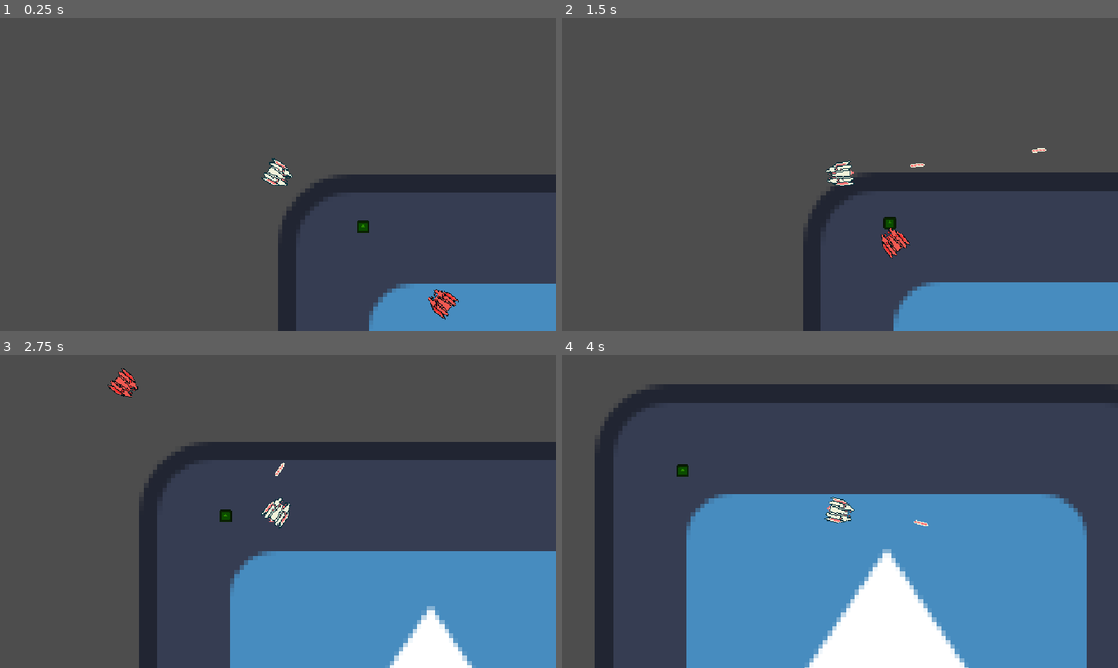
Above: before the commit, frames 1-4 (two rows, left to right).
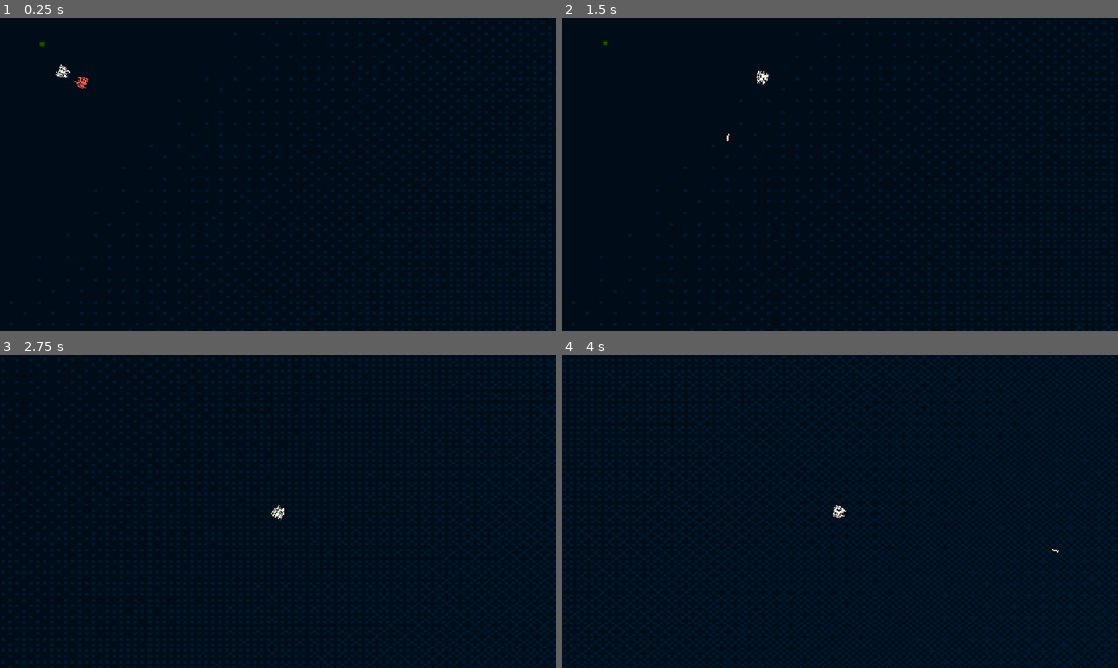
Above: after the commit, the same moments.

Repository: ungoabi/GMTK-GameJam-2026
Game: Godot game, scene res://scenes/main/main.tscn
Two runs of this game, one before a commit and one after it. Both use one fixed random seed, a clock stepped at 60 frames per second and the inputs below. The engine's default icon, where the game draws it, is replaced by a stand-in: a white triangle on a blue panel in a dark square.
Inputs (mouse positions are in pixels of both pictures, inside the frame that each line leads up to):
- Up to frame 1 (0.25 s): no input
- Up to frame 2 (1.5 s): move the mouse to (962, 158) at 0.52 s; press the mouse at (962, 158) at 0.53 s; hold D (move_right) 0.53-1.28 s; move the mouse to (728, 190) at 1.27 s; release the mouse at (728, 190) at 1.28 s; hold S (move_down) from 1.28 s (still down); click (728, 190) at 1.35 s
- Up to frame 3 (2.75 s): move the mouse to (333, 442) at 2.02 s; release S (move_down) at 2.03 s; press the mouse at (333, 442) at 2.03 s; hold D (move_right) from 2.03 s (still down)
- Up to frame 4 (4 s): move the mouse to (812, 574) at 2.77 s; release D (move_right) at 2.78 s; release the mouse at (812, 574) at 2.78 s; hold U (debug_upgrade, bound only after the commit) 2.78-3.53 s; click (812, 574) at 2.85 s; move the mouse to (1006, 558) at 3.52 s; press the mouse at (1006, 558) at 3.53 s; hold A (move_left) from 3.53 s (still down)

The runs differ from the first frame. In frame 1, 100% of the frame differs, in the area x 0-100%, y 0-100%; in frame 2, 100%; in frame 3, 100%; in frame 4, 100%.

Commit message:
Gameplay
Added a lot of things including
-functionality for weapons to upgrade
-functionality for projectiles to collide and deal damage to bodies
-collision to enemies
-confined camera bounds
-added a background
-tweaked player movement
-added 4 spawn points that continuously spawn enemies
-added debug U key to force all weapons to upgrade by +1

Diff:
--- a/project.godot
+++ b/project.godot
@@ -59,6 +59,11 @@
 "events": [Object(InputEventMouseButton,"resource_local_to_scene":false,"resource_name":"","device":-1,"window_id":0,"a …(256 unchanged characters)…
 ]
 }
+debug_upgrade={
+"deadzone": 0.2,
+"events": [Object(InputEventKey,"resource_local_to_scene":false,"resource_name":"","device":-1,"window_id":0,"alt_pressed":false,"shift_pressed":false,"ctrl_pressed":false,"meta_pressed":false,"pressed":false,"keycode":0,"physical_keycode":85,"key_label":0,"unicode":117,"location":0,"echo":false,"script":null)
+]
+}
 
 [layer_names]
 
--- a/scenes/entities/enemy/enemy.gd
+++ b/scenes/entities/enemy/enemy.gd
@@ -1,6 +1,7 @@
 class_name Enemy
 extends CharacterBody2D
 
+@export var health: int = 10
 
 @onready var movement: Movement = $Movement
 var player: Node2D
@@ -10,7 +11,16 @@
 	player = get_tree().get_first_node_in_group("player") as Node2D
 
 func _physics_process(delta: float) -> void:
-	var direction: Vector2 = (player.global_position - global_position).normalized()
+	var direction: Vector2 = (player.global_position - global_position) #.normalized()
 	movement.process_movement(direction, delta)
 	move_and_slide()
 	look_at(player.global_position)
+
+	if health<1:
+		die()
+
+func take_damage(damage):
+	health -= damage
+
+func die():
+	queue_free()
--- a/scenes/entities/enemy/enemy.tscn
+++ b/scenes/entities/enemy/enemy.tscn
@@ -66,6 +66,7 @@
 collision_layer = 4
 collision_mask = 3
 script = ExtResource("1_in88q")
+health = 2
 
 [node name="Sprite2D" type="Sprite2D" parent="." unique_id=148868581]
 modulate = Color(1, 0.37, 0.37, 1)
@@ -75,7 +76,6 @@
 hframes = 8
 
 [node name="CollisionShape2D" type="CollisionShape2D" parent="." unique_id=2049034449]
-visible = false
 shape = SubResource("CircleShape2D_rs74b")
 
 [node name="Movement" parent="." unique_id=1935556351 instance=ExtResource("3_0wdte")]
--- /dev/null
+++ b/scenes/level/background/background.gd
@@ -0,0 +1,11 @@
+extends Sprite2D
+
+
+# Called when the node enters the scene tree for the first time.
+func _ready() -> void:
+
+
+
+# Called every frame. 'delta' is the elapsed time since the previous frame.
+func _process(delta: float) -> void:
+	pass
--- a/scenes/main/main.tscn
+++ b/scenes/main/main.tscn
@@ -1,7 +1,8 @@
 [gd_scene format=3 uid="uid://btmvh6cad1lsq"]
 
+[ext_resource type="Script" uid="uid://oig6322gqcj5" path="res://scenes/main/spawnpoints.gd" id="1_6q06x"]
 [ext_resource type="PackedScene" uid="uid://4o6ejd3y3itj" path="res://scenes/player/player.tscn" id="1_hyk8p"]
-[ext_resource type="PackedScene" uid="uid://wuso24b3tsaa" path="res://scenes/level/background/background.tscn" id="1_iuonh"]
+[ext_resource type="Texture2D" uid="uid://cibhoo7b1v0hw" path="res://assets/sprites/background/background.png" id="2_6q06x"]
 [ext_resource type="PackedScene" uid="uid://dvc3x84p35o7s" path="res://scenes/entities/civilian/civilian.tscn" id="3_k2fmo"]
 [ext_resource type="PackedScene" uid="uid://dlsn7gc1ue34q" path="res://scenes/entities/enemy/enemy.tscn" id="4_l3cfh"]
 
@@ -11,13 +12,38 @@
 [node name="World" type="Node2D" parent="." unique_id=1263326404]
 process_mode = 1
 
+[node name="Spawnpoints" type="Node2D" parent="World" unique_id=1154589166 node_paths=PackedStringArray("enemy")]
+script = ExtResource("1_6q06x")
+enemy = NodePath("../Entity/Enemy")
+
+[node name="Spawn1" type="Marker2D" parent="World/Spawnpoints" unique_id=2078515676]
+position = Vector2(-81, -53)
+
+[node name="Spawn 2" type="Marker2D" parent="World/Spawnpoints" unique_id=1058979335]
+position = Vector2(-88, 1569)
+
+[node name="Spawn 3" type="Marker2D" parent="World/Spawnpoints" unique_id=878155531]
+position = Vector2(2575, -31)
+
+[node name="Spawn 4" type="Marker2D" parent="World/Spawnpoints" unique_id=811270775]
+position = Vector2(2549, 1544)
+
+[node name="Spawntimer" type="Timer" parent="World/Spawnpoints" unique_id=1651259468]
+wait_time = 2.0
+autostart = true
+
 [node name="Level" type="Node2D" parent="World" unique_id=21942664]
 
-[node name="Background" parent="World/Level" unique_id=1723859892 instance=ExtResource("1_iuonh")]
+[node name="Background" type="Sprite2D" parent="World/Level" unique_id=577213983]
+position = Vector2(1245, 753.99994)
+scale = Vector2(8.043814, 6.4300475)
+texture = ExtResource("2_6q06x")
 
 [node name="Entity" type="Node2D" parent="World" unique_id=1025459119]
 
 [node name="Player" parent="World/Entity" unique_id=2040856127 instance=ExtResource("1_hyk8p")]
+position = Vector2(145.99997, 124.99994)
+scale = Vector2(1.0064473, 0.9903985)
 
 [node name="Civilian" parent="World/Entity" unique_id=2128872988 instance=ExtResource("3_k2fmo")]
 position = Vector2(96, 61)
@@ -58,3 +84,5 @@
 anchors_preset = 0
 offset_right = 40.0
 offset_bottom = 40.0
+
+[connection signal="timeout" from="World/Spawnpoints/Spawntimer" to="World/Spawnpoints" method="_on_spawntimer_timeout"]
--- /dev/null
+++ b/scenes/main/spawnpoints.gd
@@ -0,0 +1,27 @@
+extends Node2D
+
+@onready var enemy: PackedScene = preload("res://scenes/entities/enemy/enemy.tscn")
+@onready var timer: Timer = $Spawntimer
+@onready var entity: Node2D = $"../Entity"
+
+var spawnpoints : Array
+
+# Called when the node enters the scene tree for the first time.
+func _ready() -> void:
+	spawnpoints = get_children()
+
+
+
+# Called every frame. 'delta' is the elapsed time since the previous frame.
+func _process(delta: float) -> void:
+	pass
+
+
+func _on_spawntimer_timeout() -> void:
+	var spawn_location:Vector2 = spawnpoints[randi_range(0,3)].global_position
+	var new_enemy = enemy.instantiate()
+	new_enemy.global_position = spawn_location
+	entity.add_child(new_enemy)
+
+
+	pass # Replace with function body.
--- a/scenes/player/player.gd
+++ b/scenes/player/player.gd
@@ -4,10 +4,17 @@
 @onready var movement: Movement = $Movement
 @onready var animation: Node = $Animation
 @onready var weapons: Node = $Weapons
+@onready var camera: Camera2D = $Camera2D
 
 var input_direction: Vector2 = Vector2.ZERO
 var input_shoot: bool = false
+var input_debug_upgrade: bool = false
 
+var fuel: int
+
+#move this to a shield scene
+var shield_max: int
+var shield_cd: int
 
 func _ready() -> void:
 	add_to_group("player")
@@ -20,6 +27,15 @@
 		_shoot_weapons()
 	move_and_slide()
 
+	global_position.x = clamp(global_position.x, 0, camera.limit_right)
+	global_position.y = clamp(global_position.y, 0, camera.limit_bottom)
+
+
+	#debug remove later
+	if input_debug_upgrade:
+		for child in weapons.get_children():
+			child.upgrade()
+			print("weapons +1")
 
 func _process(_delta: float) -> void:
 	animation.animate()
@@ -28,6 +44,8 @@
 func _gather_input() -> void:
 	input_direction = Input.get_vector("move_left", "move_right", "move_up", "move_down")
 	input_shoot = Input.is_action_pressed("shoot")
+	#debug remove later
+	input_debug_upgrade = Input.is_action_just_pressed("debug_upgrade")
 
 
 func _shoot_weapons() -> void:
--- a/scenes/player/player.tscn
+++ b/scenes/player/player.tscn
@@ -3,6 +3,7 @@
 [ext_resource type="Script" uid="uid://q4qnedni5a7w" path="res://scenes/player/player.gd" id="1_dovo2"]
 [ext_resource type="PackedScene" uid="uid://xmjmw0jhintb" path="res://scenes/components/movement/movement.tscn" id="2_gmlin"]
 [ext_resource type="Texture2D" uid="uid://bkvhex1r1tbrc" path="res://assets/sprites/player/Player_spritesheet.png" id="2_lvxji"]
+[ext_resource type="AudioStream" uid="uid://cxs7ru7shw43d" path="res://assets/audio/sfx/weapons/PlayerLaser.wav" id="4_75vfm"]
 [ext_resource type="Script" uid="uid://cdvghh2nxpo6v" path="res://scenes/player/animation.gd" id="4_p47bc"]
 [ext_resource type="PackedScene" uid="uid://dkg83xonn0s1c" path="res://scenes/weapons/laser_gun/laser_gun.tscn" id="5_p47bc"]
 
@@ -64,6 +65,8 @@
 
 [node name="Player" type="CharacterBody2D" unique_id=457442979]
 top_level = true
+collision_layer = 2
+collision_mask = 5
 script = ExtResource("1_dovo2")
 
 [node name="Sprite2D" type="Sprite2D" parent="." unique_id=148868581]
@@ -73,18 +76,28 @@
 hframes = 8
 
 [node name="CollisionShape2D" type="CollisionShape2D" parent="." unique_id=2049034449]
-visible = false
 shape = SubResource("CircleShape2D_rs74b")
 
 [node name="Camera2D" type="Camera2D" parent="." unique_id=1087404782]
+position = Vector2(1, -2)
+scale = Vector2(0.43200606, 6.650782)
+zoom = Vector2(0.5, 0.5)
+limit_left = 0
+limit_top = 0
+limit_right = 2500
+limit_bottom = 1500
+editor_draw_limits = true
 
 [node name="Weapons" type="Node2D" parent="." unique_id=308187891]
 
 [node name="LaserGun" parent="Weapons" unique_id=1938063594 instance=ExtResource("5_p47bc")]
 fire_cooldown = 0.5
+weapon_sound = ExtResource("4_75vfm")
 
 [node name="Movement" parent="." unique_id=1935556351 instance=ExtResource("2_gmlin")]
-deceleration = 150.0
+max_speed = 2000.0
+acceleration = 750.0
+deceleration = 1500.0
 
 [node name="Animation" type="Node" parent="." unique_id=1387252864]
 script = ExtResource("4_p47bc")
--- a/scenes/projectiles/laser/laser.tscn
+++ b/scenes/projectiles/laser/laser.tscn
@@ -9,7 +9,8 @@
 
 [node name="Laser" unique_id=762825372 instance=ExtResource("1_6n5om")]
 script = ExtResource("2_q6ovb")
-speed = 300.0
+speed = 1500.0
+damage = 2
 
 [node name="CollisionShape2D" parent="." index="0" unique_id=1981816932]
 position = Vector2(-1.5, 0)
@@ -18,3 +19,5 @@
 [node name="Sprite2D" parent="." index="1" unique_id=644418234]
 rotation = 4.712389
 texture = ExtResource("3_i2164")
+
+[connection signal="body_entered" from="." to="." method="_on_body_entered"]
--- a/scenes/projectiles/projectile.gd
+++ b/scenes/projectiles/projectile.gd
@@ -4,6 +4,12 @@
 
 @export var speed: float = 100
 @export var travel_range: float = 1000
+@export var damage: int = 1
 
 @onready var direction: Vector2 = Vector2.ZERO
 @onready var traveled_distance: float = 0
+
+
+func _on_body_entered(body: Node2D) -> void:
+	body.take_damage(damage)
+	queue_free()
--- a/scenes/projectiles/projectile.tscn
+++ b/scenes/projectiles/projectile.tscn
@@ -3,6 +3,7 @@
 [ext_resource type="Script" uid="uid://dseren20wtyx" path="res://scenes/projectiles/projectile.gd" id="1_1wat7"]
 
 [node name="Projectile" type="Area2D" unique_id=762825372]
+collision_mask = 4
 script = ExtResource("1_1wat7")
 
 [node name="CollisionShape2D" type="CollisionShape2D" parent="." unique_id=1981816932]
--- a/scenes/weapons/laser_gun/laser_gun.gd
+++ b/scenes/weapons/laser_gun/laser_gun.gd
@@ -1,5 +1,7 @@
 extends Weapon
 
+func _ready() -> void:
+	upgrade()
 
 func _spawn_projectile(marker: Marker2D) -> void:
 	var offset: float = _random_offset(0.1)
@@ -8,3 +10,10 @@
 	new_projectile.global_rotation = marker.global_rotation + offset
 	projectile_container.add_child(new_projectile)
 	new_projectile.direction = Vector2.RIGHT.rotated(marker.global_rotation + offset)
+
+func apply_upgrade():
+	#I don't know why I have to do this. fire_cooldown starts at 0.5 for some reason even though it's set to 1 in the editor
+	fire_cooldown = 1
+	var new_fire_cooldown = fire_cooldown - (weapon_level * 0.2)
+	fire_cooldown_timer.wait_time = new_fire_cooldown
+	print("upgrade applied. cooldown is"+str(fire_cooldown_timer.wait_time))
--- a/scenes/weapons/laser_gun/laser_gun.tscn
+++ b/scenes/weapons/laser_gun/laser_gun.tscn
@@ -8,5 +8,4 @@
 [node name="LaserGun" unique_id=1938063594 instance=ExtResource("1_12ilx")]
 script = ExtResource("2_7otsp")
 projectile_scene = ExtResource("3_n6l5x")
-fire_cooldown = 0.1
 weapon_sound = ExtResource("3_73kmh")
--- a/scenes/weapons/weapon.gd
+++ b/scenes/weapons/weapon.gd
@@ -10,6 +10,8 @@
 @onready var fire_cooldown_timer: Timer = $FireCooldown
 @onready var projectile_container: Node2D = get_tree().current_scene.get_node("World/Entity/Projectiles")
 
+var weapon_level: int = 0
+
 
 func _ready() -> void:
 	fire_cooldown_timer.wait_time = fire_cooldown
@@ -19,7 +21,7 @@
 	if not fire_cooldown_timer.is_stopped():
 		return
 
-	if projectile_scene:
+	if projectile_scene and weapon_level > 0:
 		for marker: Marker2D in projectile_spawnpoints.get_children():
 			_spawn_projectile(marker)
 			Audio.play_sfx(weapon_sound)
@@ -32,3 +34,11 @@
 
 func _random_offset(value: float) -> float:
 	return randf_range(-value, value)
+
+func upgrade():
+	weapon_level += 1
+	print("weapon level:"+str(weapon_level))
+	apply_upgrade()
+
+func apply_upgrade():
+	pass
Not shown, added: assets/audio/sfx/player/death_explosion.wav.import
Not shown, added: assets/audio/sfx/weapons/PlayerLaser.wav.import
Binary file added: assets/sprites/background/background.png
Not shown, added: assets/sprites/background/background.png.import
Not shown, added: scenes/level/background/background.gd.uid
Not shown, added: scenes/main/spawnpoints.gd.uid
Not shown, added: assets/audio/sfx/player/death_explosion.wav
Not shown, added: assets/audio/sfx/weapons/PlayerLaser.wav
